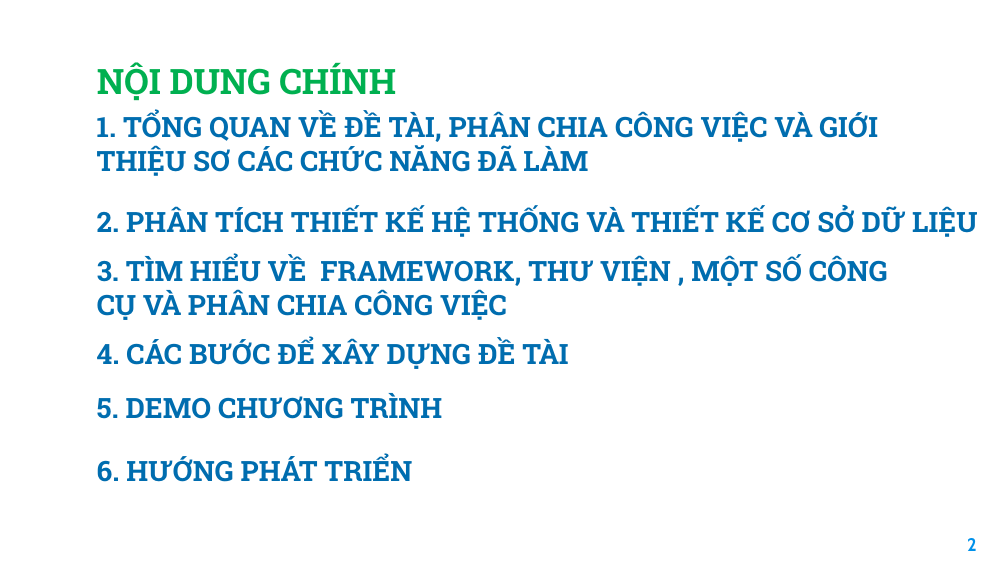
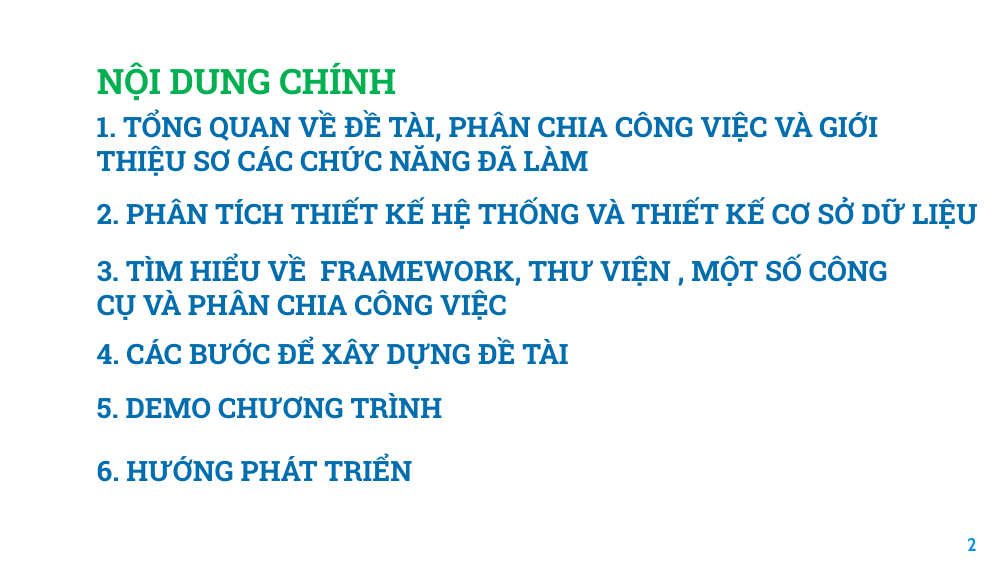
Before and after one commit to haitran2000/Ecommerce-Fashion-Website, a slide deck: slide 2 of Do An Tot Nghiep.pptx. Drawn at 1008x567 pixels with LibreOffice and Linux fonts; fonts in the diff are those of the drawing; background and template pictures are left out. Boxes give left, top, right and bottom in pixels: in the first picture for what was removed or moved away, otherwise in the second. Text is boxed around its words. In the diff, an @@ line names an element or a change of style, - is before the commit and + after.

```diff
--- a/Do An Tot Nghiep.pptx
+++ b/Do An Tot Nghiep.pptx
@@ text "2. PHÂN TÍCH THIẾT KẾ ..." moved from (x1=97, y1=207, x2=977, y2=237) to (x1=97, y1=198, x2=977, y2=229) @@
```
Also in this commit, not shown: 6 other slides changed, 3 other files.
